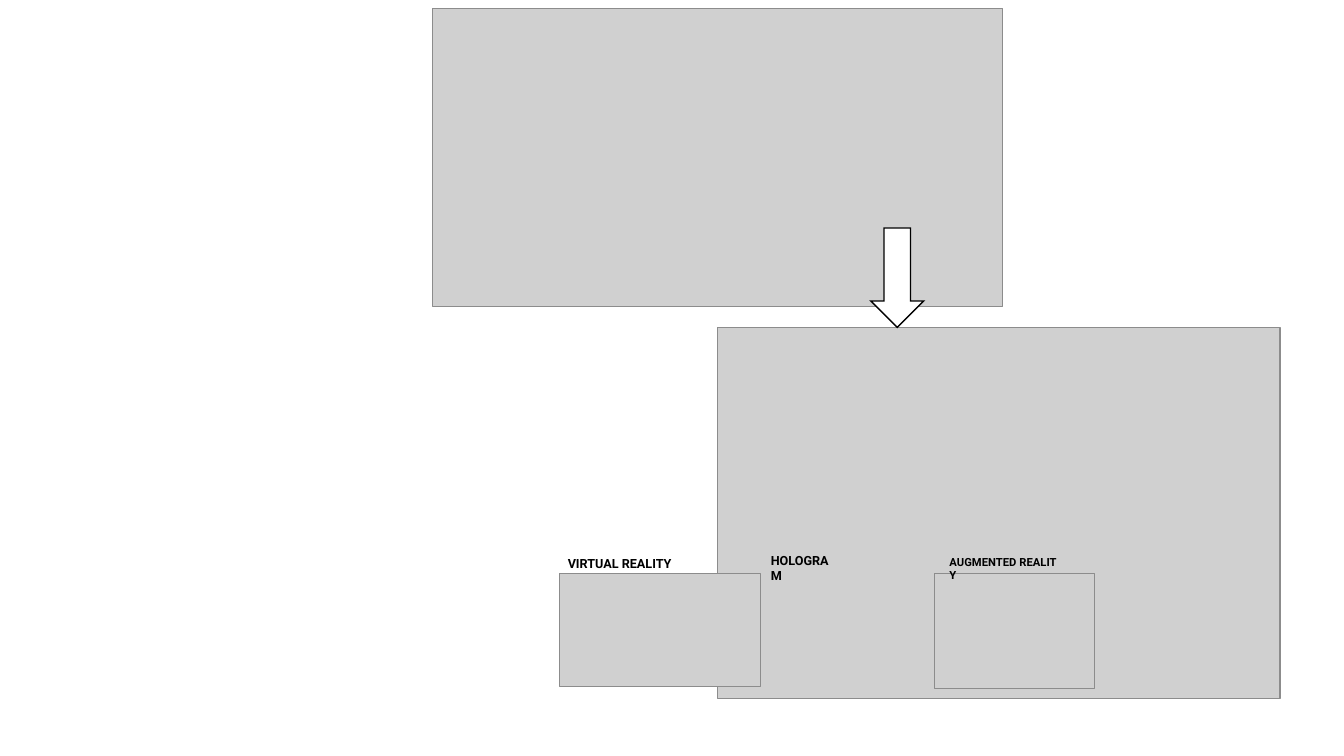
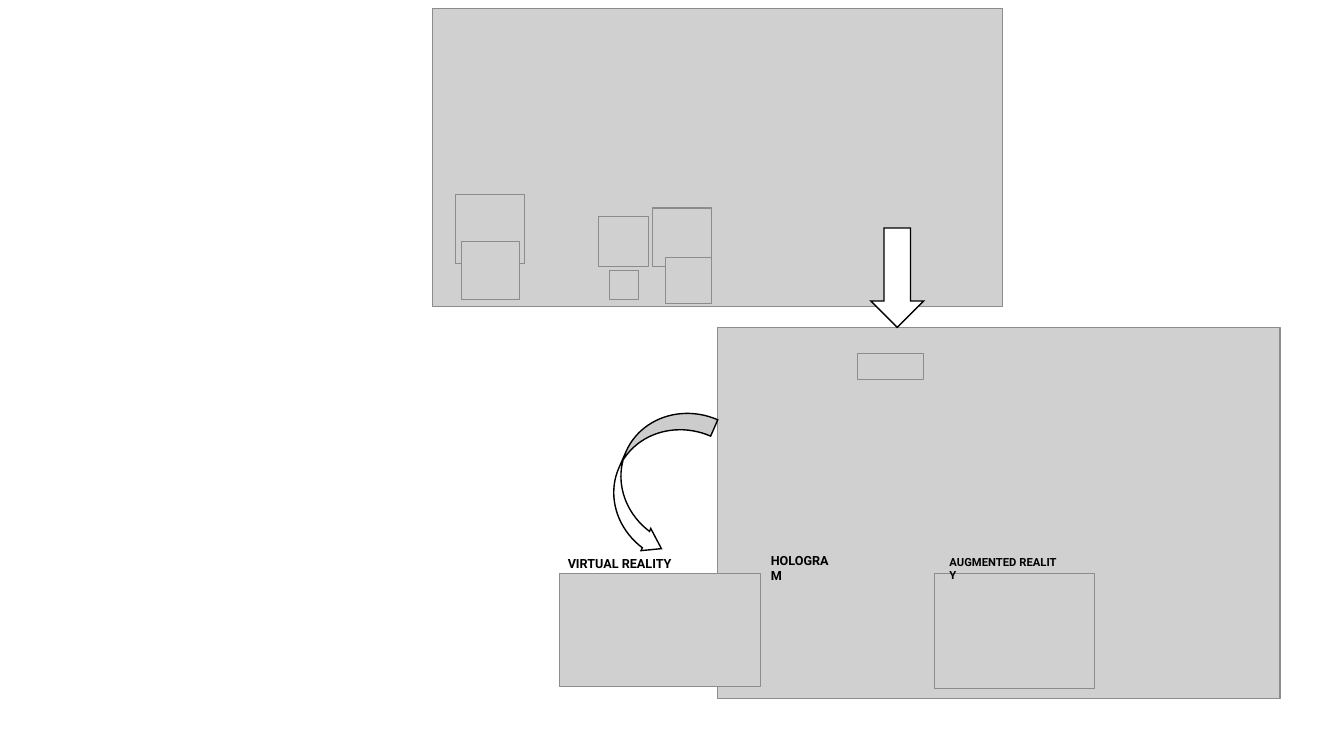
Before and after one commit to dungdovu/DGA1031, a slide deck: slide 5 of DGA1031/What is it.pptx. Drawn at 1344x756 pixels with LibreOffice and Linux fonts; fonts in the diff are those of the drawing; grey boxes stand for pictures; background and template pictures are left out. Boxes give left, top, right and bottom in pixels: in the first picture for what was removed or moved away, otherwise in the second. Text is boxed around its words. In the diff, an @@ line names an element or a change of style, - is before the commit and + after.

```diff
--- a/DGA1031/What is it.pptx
+++ b/DGA1031/What is it.pptx
@@ picture added at (456, 195, 524, 263) @@
@@ picture added at (653, 208, 712, 266) @@
@@ picture added at (599, 217, 648, 266) @@
@@ picture added at (462, 242, 519, 299) @@
@@ picture added at (665, 257, 712, 303) @@
@@ picture added at (610, 270, 639, 299) @@
@@ picture added at (858, 354, 925, 380) @@
@@ curved right arrow added at (592, 391, 718, 559), fill #FFFFFF, outline #000000 1 pt @@
```
Also in this commit, not shown: 4 other slides changed.
